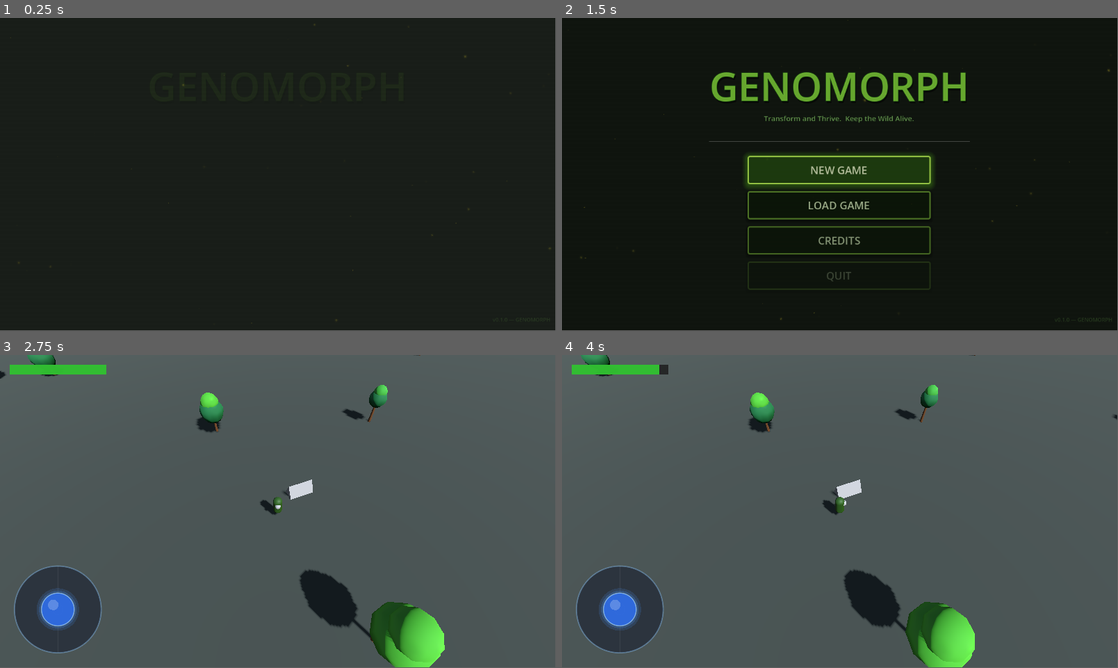
Above: before the commit, frames 1-4 (two rows, left to right).
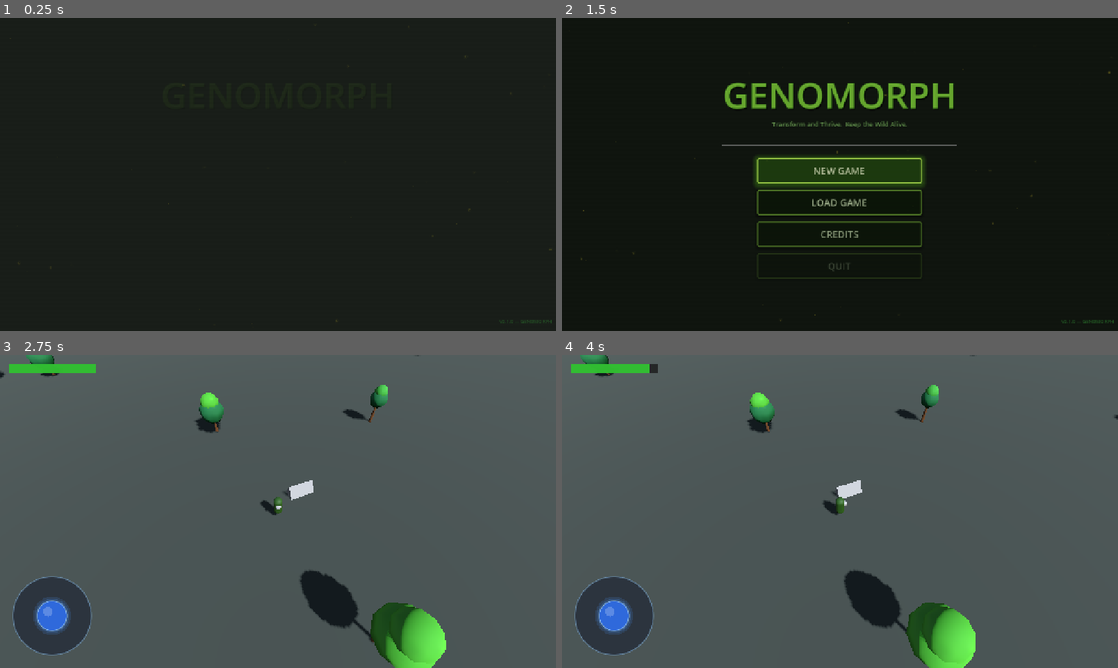
Above: after the commit, the same moments.

Repository: TradsKraken/GENOMORPH-
Game: Godot game, scene res://main_menu.tscn
Two runs of this game, one before a commit and one after it. Both use one fixed random seed, a clock stepped at 60 frames per second and the inputs below.
Inputs (mouse positions are in pixels of both pictures, inside the frame that each line leads up to):
- Up to frame 1 (0.25 s): no input
- Up to frame 2 (1.5 s): tap Enter (ui_accept) at 0.5, 0.77 s; move the mouse to (962, 158) at 0.52 s; hold Right (ui_right) 0.53-1.25 s; click (962, 158) at 0.67 s; click "NEW GAME" at 1.25 s
- Up to frame 3 (2.75 s): drag from (166, 527) to (250, 574) at 2.02 s
- Up to frame 4 (4 s): tap Enter (ui_accept) at 2.75 s; move the mouse to (895, 442) at 2.77 s; hold Right (ui_right) 2.78-3.5 s; drag from (812, 574) to (673, 464) at 3.52 s
In our replay, the window is 799x449 before the commit and 800x450 after it. These sizes can differ from the game's own. Grey fills any space a smaller window leaves; there, only what the larger window draws over its background counts as a difference.

The runs differ from the first frame. In frame 1, less than 0.1% of the frame differs, in the area x 1-100%, y 2-98%; in frame 2, 7.2%, in the area x 3-100%, y 0-98%; in frame 3, 2.3%; in frame 4, 2.3%.

Commit message:
feat: update version label color and configure default window display settings

Diff:
--- a/main_menu.tscn
+++ b/main_menu.tscn
@@ -373,7 +373,7 @@
 offset_bottom = -8.0
 grow_horizontal = 0
 grow_vertical = 0
-theme_override_colors/font_color = Color(0.35, 0.55, 0.25, 0.45)
+theme_override_colors/font_color = Color(0.3019608, 1, 0.32156864, 0.4509804)
 theme_override_font_sizes/font_size = 11
 text = "v0.1.0 — GENOMORPH"
 horizontal_alignment = 2
--- a/project.godot
+++ b/project.godot
@@ -15,6 +15,13 @@
 config/features=PackedStringArray("4.7", "Mobile")
 config/icon="res://icon.svg"
 
+[display]
+
+window/size/viewport_width=1280
+window/size/viewport_height=720
+window/stretch/mode="canvas_items"
+window/stretch/aspect="expand"
+
 [input_devices]
 
 pointing/emulate_touch_from_mouse=true
